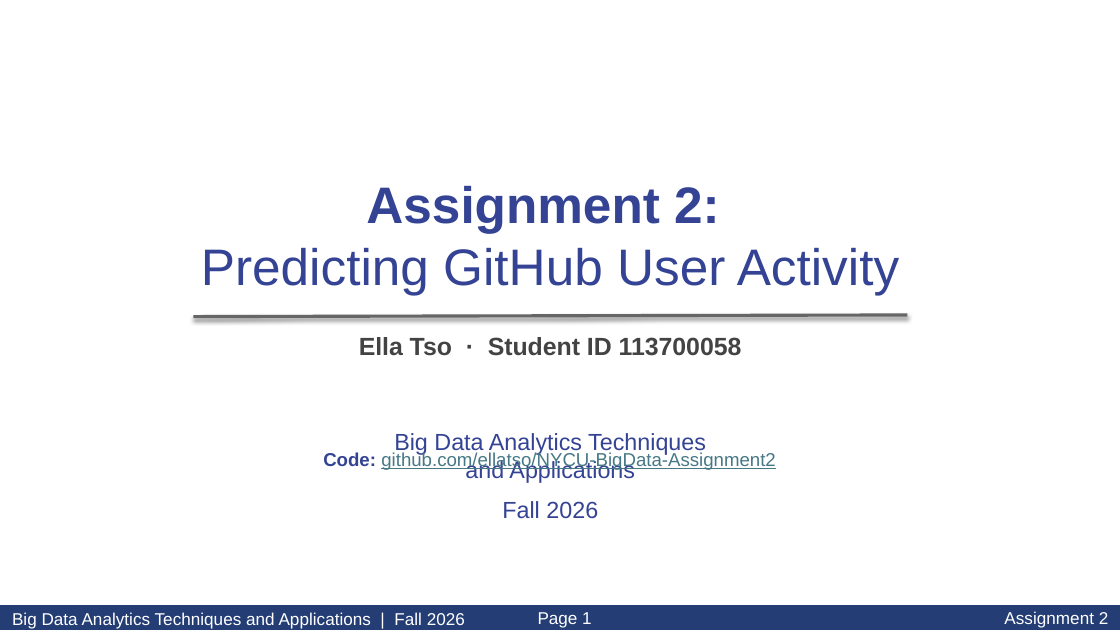
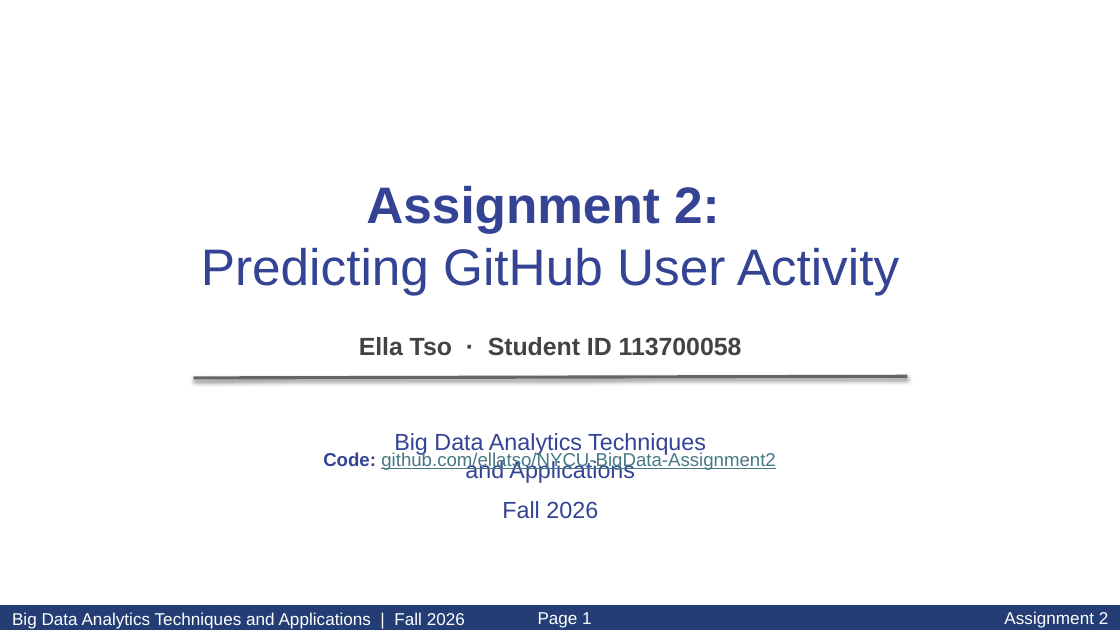
Before and after one commit to ellatso/NYCU-BigData-Assignment2, a slide deck: slide 1 of report_materials/Asg2_113700058.pptx. Drawn at 1120x630 pixels with LibreOffice and Linux fonts; fonts in the diff are those of the drawing. Boxes give left, top, right and bottom in pixels: in the first picture for what was removed or moved away, otherwise in the second. Text is boxed around its words. In the diff, an @@ line names an element or a change of style, - is before the commit and + after.

```diff
--- a/report_materials/Asg2_113700058.pptx
+++ b/report_materials/Asg2_113700058.pptx
@@ line moved from (194, 317) - (907, 315) to (194, 377) - (907, 376) @@
```
Also in this commit, not shown: 4 other slides changed, 19 other files.
